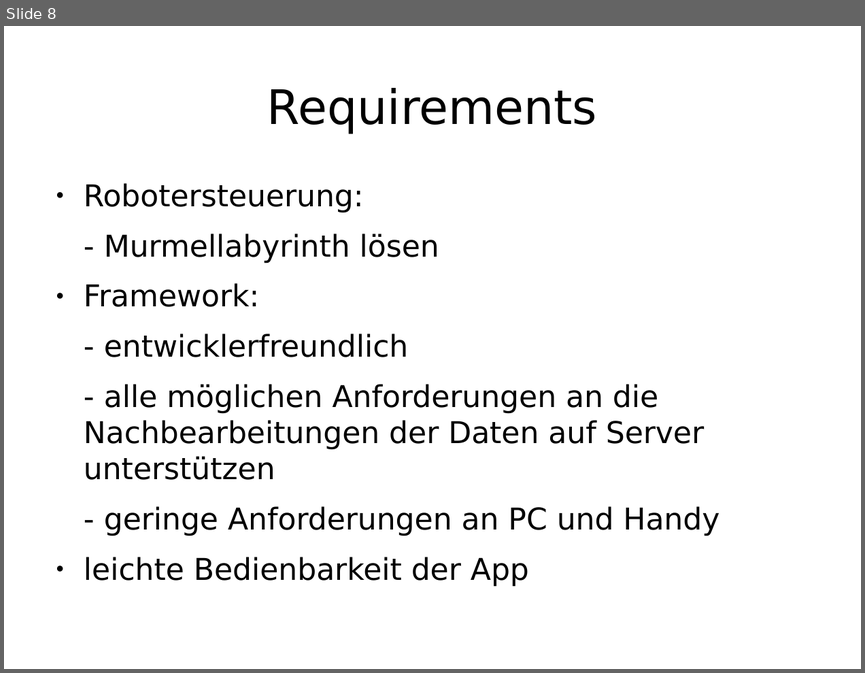
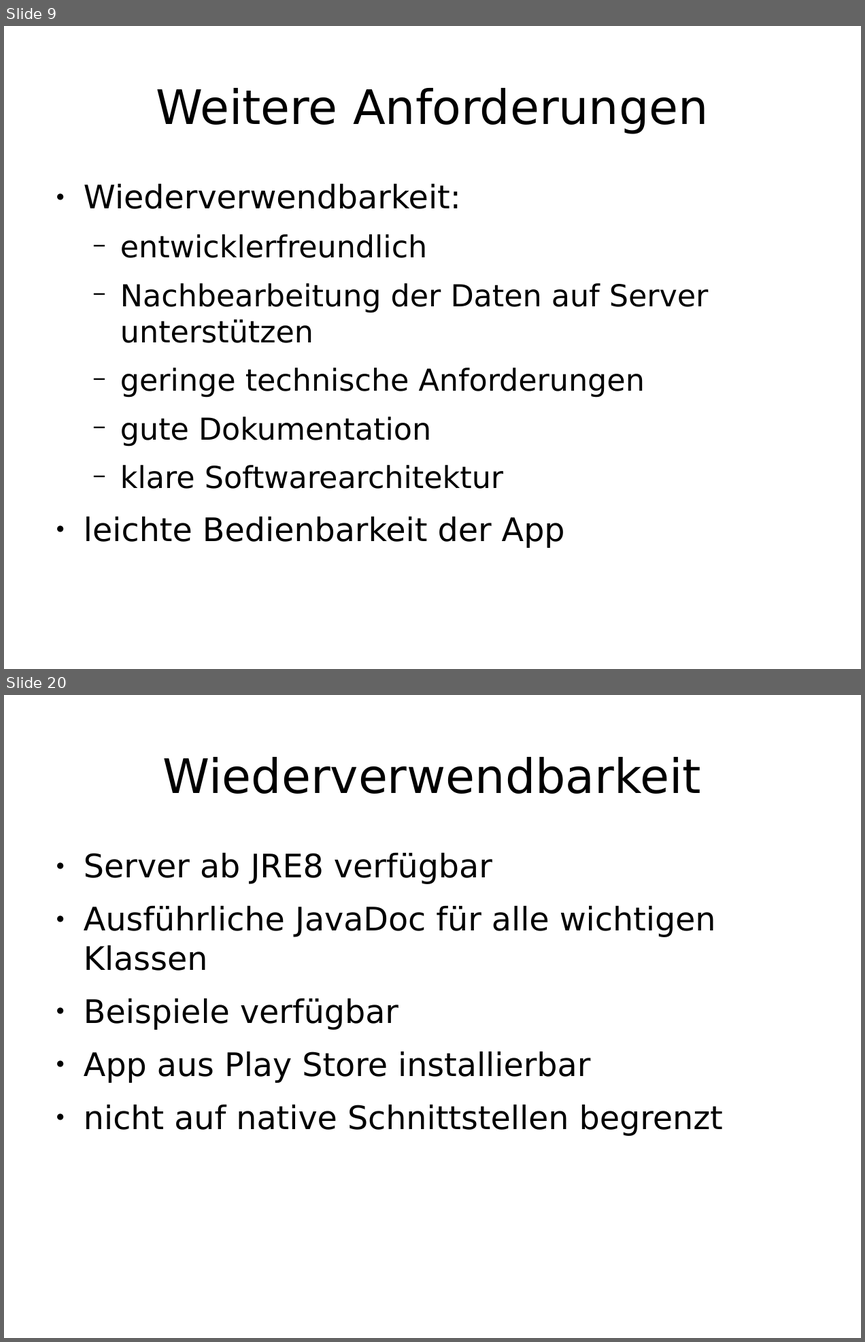
Before and after one commit to enra64/psychic-giggle, a slide deck: zwischenstand anfang dezember.odp. Shown one above the other, each under a label of ours: slide 8 before the commit, slides 9 and 20 after it; the slides between them are not shown. The pictures are 865x673 and 865x1342 pixels, drawn with LibreOffice and Linux fonts; fonts in the diff are those of the drawing. Boxes give left, top, right and bottom in pixels: in the first picture for what was removed or moved away, otherwise in the second. Text is boxed around its words. In the diff, an @@ line names an element or a change of style, - is before the commit and + after.

```diff
--- a/zwischenstand anfang dezember.odp
+++ b/zwischenstand anfang dezember.odp
@@ slide 20 added at [4, 695, 861, 1338], background #FFFFFF @@
@@ title added at [163, 757, 701, 794], 44 pt, text #000000 @@
+Wiederverwendbarkeit
@@ text added at [84, 852, 723, 1136], 30 pt, text #000000 @@
+● Server ab JRE8 verfügbar
+● Ausführliche JavaDoc für alle wichtigen Klassen
+● Beispiele verfügbar
+● App aus Play Store installierbar
+● nicht auf native Schnittstellen begrenzt
@@ what was slide 8 is now slide 9 @@
@@ slide 9 changed as well @@
@@ title at [156, 88, 708, 134]: text changed @@
-Requirements
+Weitere Anforderungen
@@ text at [84, 183, 708, 488]: text changed; size 27.8 to 28 pt @@
-● Robotersteuerung:
-- Murmellabyrinth lösen
-● Framework:
-- entwicklerfreundlich
-- alle möglichen Anforderungen an die Nachbearbeitungen der Daten auf Server unterstützen
-- geringe Anforderungen an PC und Handy
+● Wiederverwendbarkeit:
+  − entwicklerfreundlich
+  − Nachbearbeitung der Daten auf Server unterstützen
+  − geringe technische Anforderungen
+  − gute Dokumentation
+  − klare Softwarearchitektur
@@ text at [84, 516, 565, 548]: size 27.8 to 30 pt in "leichte Bedienbarkeit der App" @@
```
Also in this commit, not shown: 6 other slides changed, 14 other slides added, 8 slides removed.
